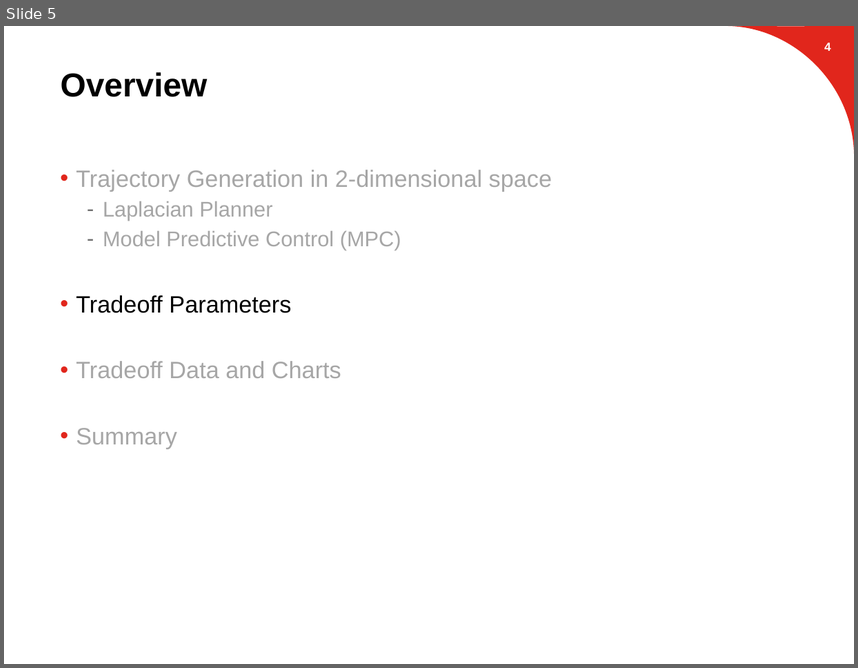
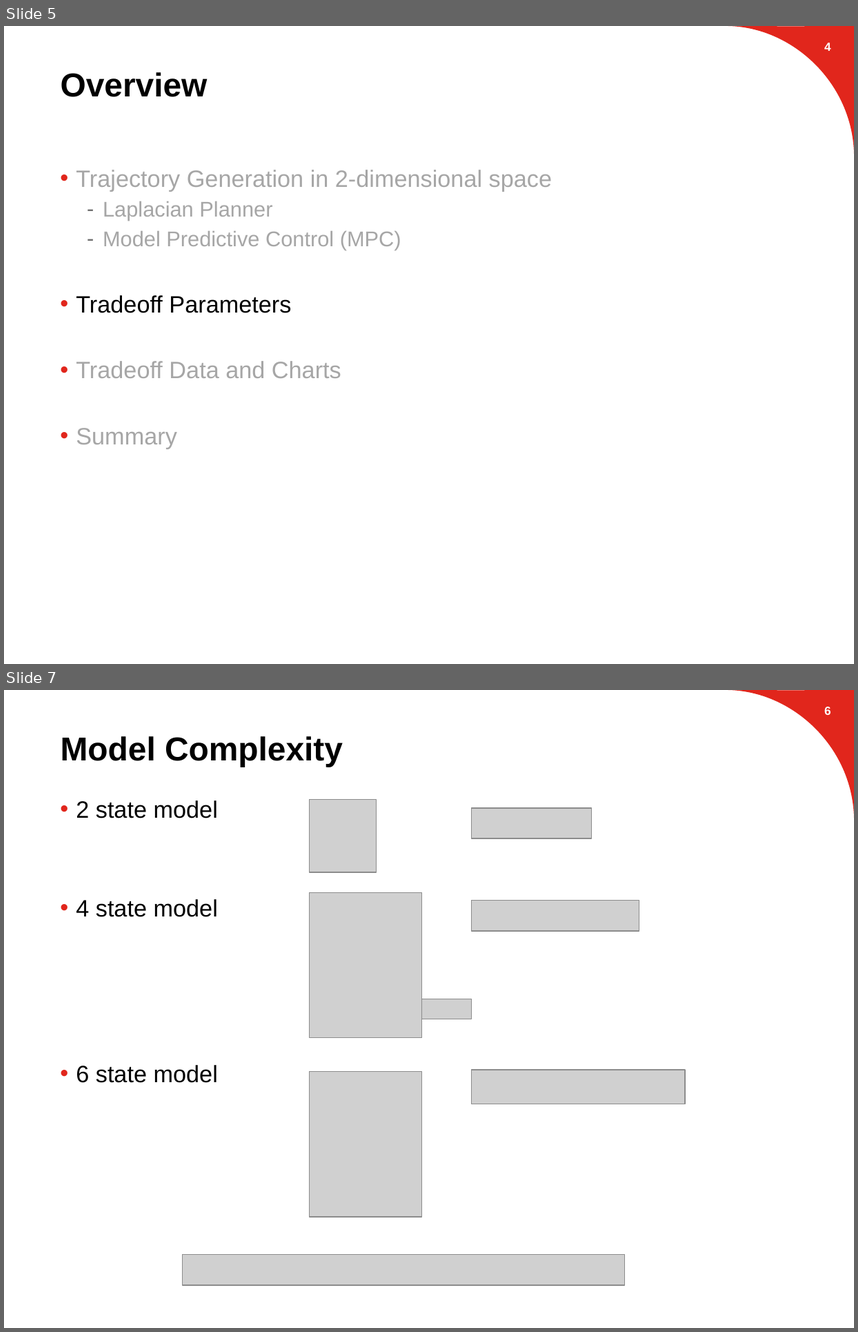
Before and after one commit to suvoganguli/GIG-MPC-Laplacian, a slide deck: 2D Results.pptx. Shown one above the other, each under a label of ours: slide 5 before the commit, slides 5 and 7 after it; the slides between them are not shown. The pictures are 858x668 and 858x1332 pixels, drawn with LibreOffice and Linux fonts; fonts in the diff are those of the drawing; grey boxes stand for pictures; background and template pictures are left out. Boxes give left, top, right and bottom in pixels: in the first picture for what was removed or moved away, otherwise in the second. Text is boxed around its words. In the diff, an @@ line names an element or a change of style, - is before the commit and + after.

```diff
--- a/2D Results.pptx
+++ b/2D Results.pptx
@@ slide 7 added at (4, 690, 854, 1328), background #FFFFFF; not listed: 1 template element that a slide beside it also shows @@
@@ page number added at (824, 707, 831, 715), 10 pt, text #FFFFFF, bold @@
+6
@@ title added at (61, 736, 343, 767), 28 pt, text #000000, bold @@
+Model Complexity
@@ text added at (76, 800, 218, 1083), 20 pt, text #000000 @@
+• 2 state model
+• 4 state model
+• 6 state model
@@ picture added at (309, 800, 375, 872) @@
@@ picture added at (472, 808, 591, 839) @@
@@ picture added at (309, 892, 421, 1038) @@
@@ picture added at (472, 900, 639, 931) @@
@@ picture added at (386, 998, 472, 1019) @@
@@ picture added at (309, 1072, 421, 1217) @@
@@ picture added at (472, 1069, 685, 1103) @@
@@ picture added at (183, 1254, 624, 1285) @@
```
Also in this commit, not shown: 5 slides changed, 3 other slides added.
